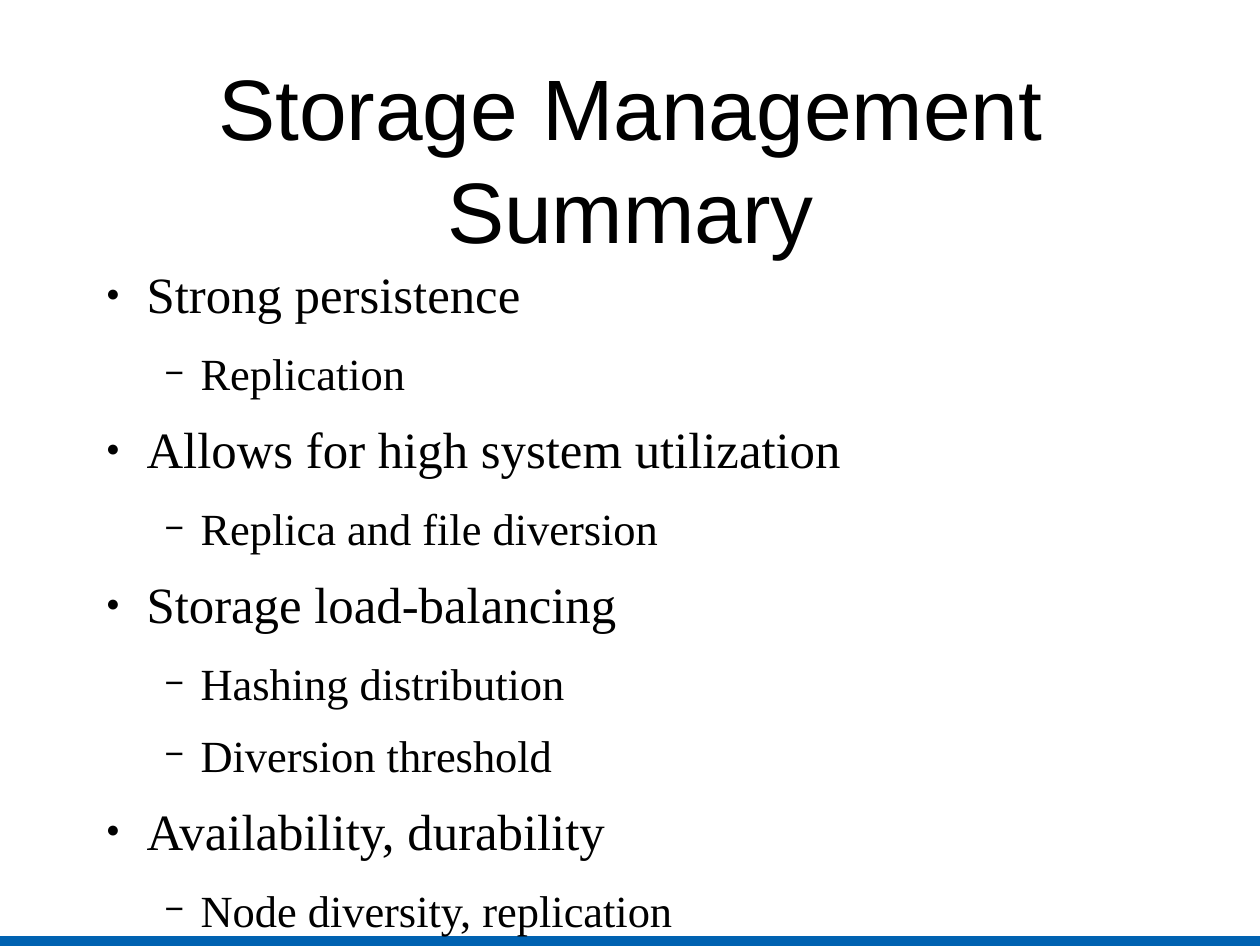
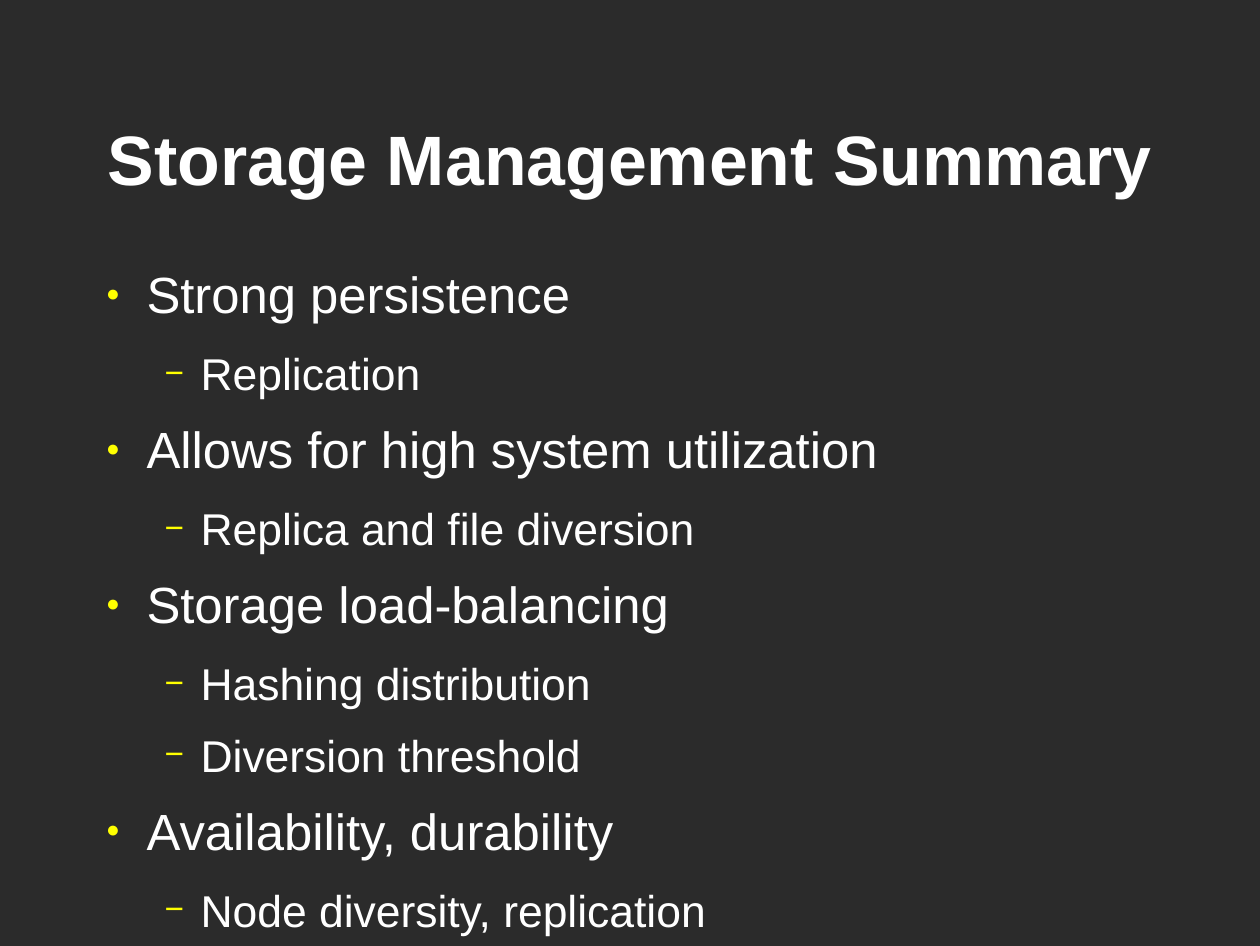
Before and after one commit to cs525-koala/documents, a slide deck: slide 19 of p2p/usenet_and_past.odp (slide 30 before the commit). Drawn at 1260x946 pixels with LibreOffice and Linux fonts; fonts in the diff are those of the drawing; background and template pictures are left out; a plain dark background stands for a picture behind light text. Boxes give left, top, right and bottom in pixels: in the first picture for what was removed or moved away, otherwise in the second. Text is boxed around its words. In the diff, an @@ line names an element or a change of style, - is before the commit and + after.

```diff
--- a/p2p/usenet_and_past.odp
+++ b/p2p/usenet_and_past.odp
@@ background #FFFFFF to picture (left out) @@
@@ title "Storage Management Summary": place and size @@
-title "Storage Management Summary" at (218, 80, 1042, 259)
+title "Storage Management Summary" at (108, 136, 1151, 198)
@@ title "Storage Management Summary" at (108, 136, 1151, 198): size 54 to 44 pt, text colour #000000 to #FFFFFF, bold on @@
@@ text "Strong persistence" at (147, 276, 878, 936): font Times New Roman to Arial, text colour #000000 to #FFFFFF; bullet colour #000000 to #FFFF00 @@
@@ rectangle removed at (0, 935, 1260, 946) @@
```
Also in this commit, not shown: 30 other slides changed, 5 slides added, 4 slides removed.
